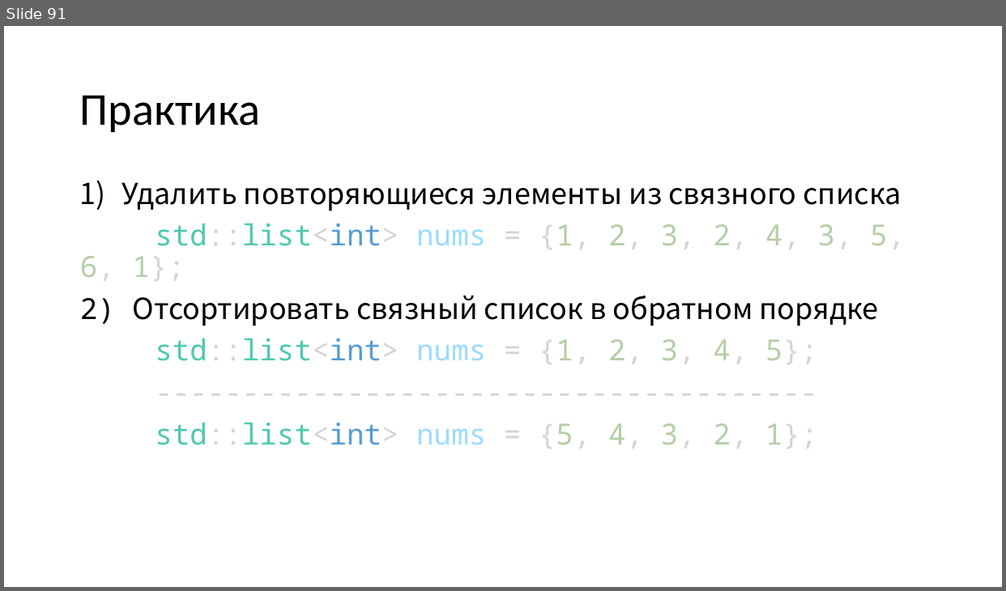
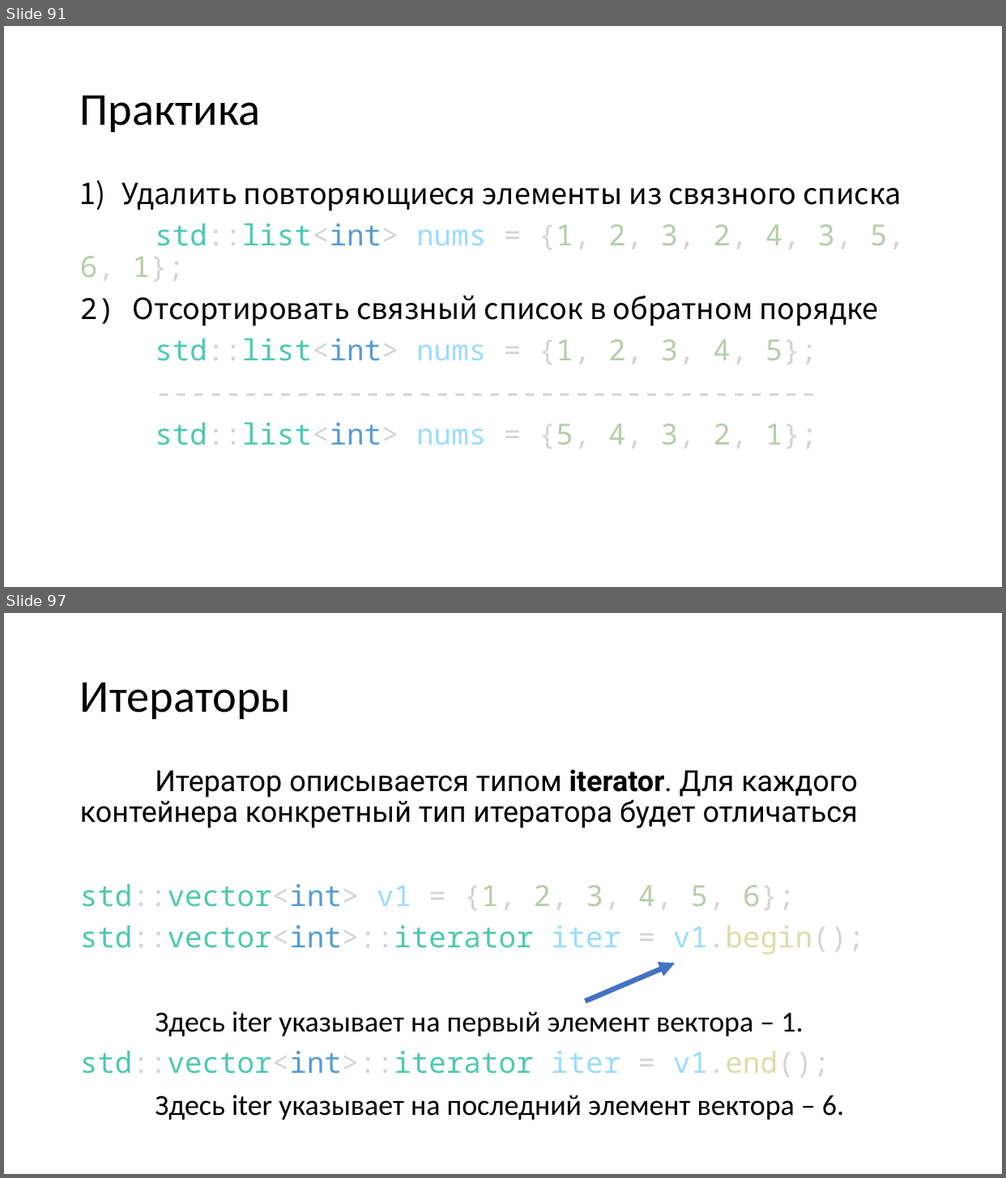
Before and after one commit to FloyzenCode/cpp-lectures, a slide deck: lecture8/lecture8.pptx. Shown one above the other, each under a label of ours: slide 91 before the commit, slides 91 and 97 after it; the slides between them are not shown. The pictures are 1006x591 and 1006x1178 pixels, drawn with LibreOffice and Linux fonts; fonts in the diff are those of the drawing. Boxes give left, top, right and bottom in pixels: in the first picture for what was removed or moved away, otherwise in the second. Text is boxed around its words. In the diff, an @@ line names an element or a change of style, - is before the commit and + after.

```diff
--- a/lecture8/lecture8.pptx
+++ b/lecture8/lecture8.pptx
@@ slide 97 added at [4, 613, 1002, 1174], background #FFFFFF @@
@@ title added at [80, 682, 291, 719], 44 pt, text #000000 @@
+Итераторы
@@ text added at [80, 769, 865, 1120], 28 pt, text #000000 @@
+Итератор описывается типом iterator. Для каждого контейнера конкретный тип итератора будет отличаться
+std::vector<int> v1 = {1, 2, 3, 4, 5, 6};
+std::vector<int>::iterator iter = v1.begin();
+Здесь iter указывает на первый элемент вектора – 1.
+std::vector<int>::iterator iter = v1.end();
+Здесь iter указывает на последний элемент вектора – 6.
@@ arrow added from (585, 1002) to (675, 964), #4472C4 5 pt @@
```
Also in this commit, not shown: 1 slide changed, 30 other slides added, 3 other files.
